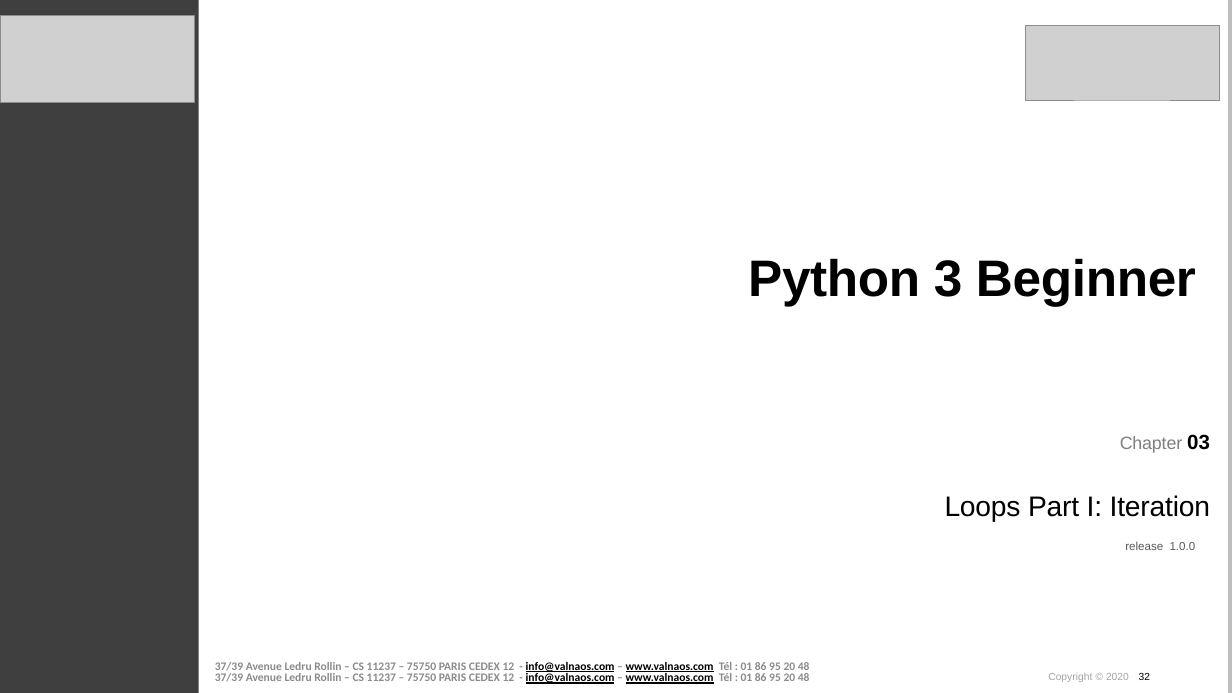
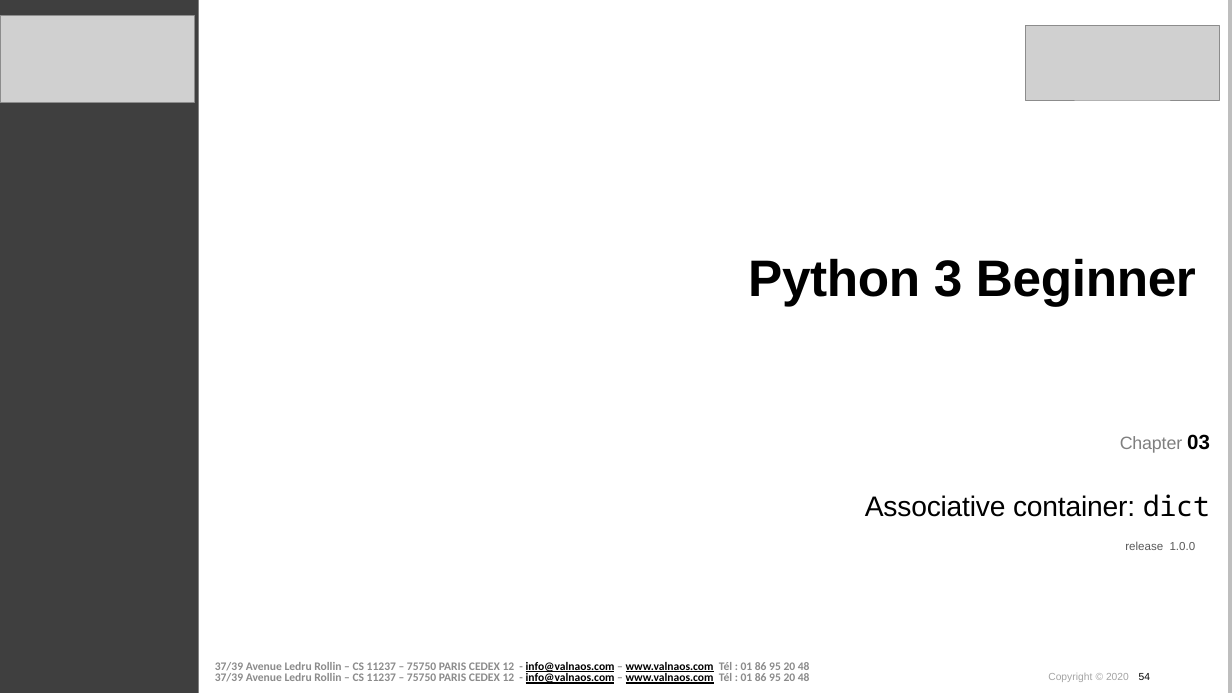
Before and after one commit to cstar-industries/python-3-beginner, a slide deck: slide 54 of 003-Data-Structures/Data Structures - Slides.pptx (slide 32 before the commit). Drawn at 1232x693 pixels with LibreOffice and Linux fonts; fonts in the diff are those of the drawing; grey boxes stand for pictures; background and template pictures are left out. Boxes give left, top, right and bottom in pixels: in the first picture for what was removed or moved away, otherwise in the second. Text is boxed around its words. In the diff, an @@ line names an element or a change of style, - is before the commit and + after.

```diff
--- a/003-Data-Structures/Data Structures - Slides.pptx
+++ b/003-Data-Structures/Data Structures - Slides.pptx
@@ text at [865, 494, 1210, 517]: text changed @@
-Loops Part I: Iteration
+Associative container: dict
@@ text at [1048, 673, 1150, 682]: text changed @@
-Copyright © 2020 32
+Copyright © 2020 54
```
Also in this commit, not shown: 18 other slides changed, 50 slides added, 44 slides removed, 1 other file.
